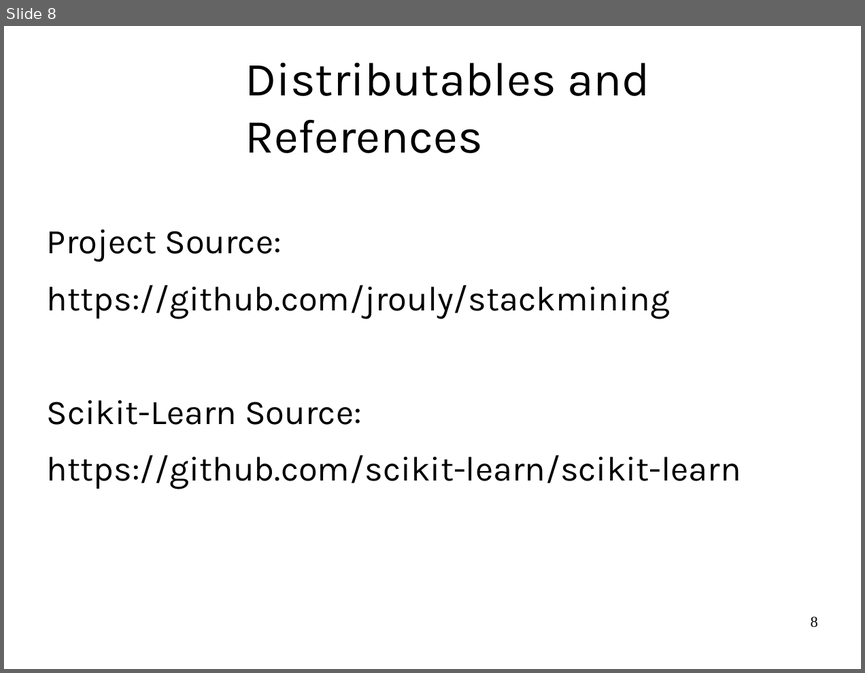
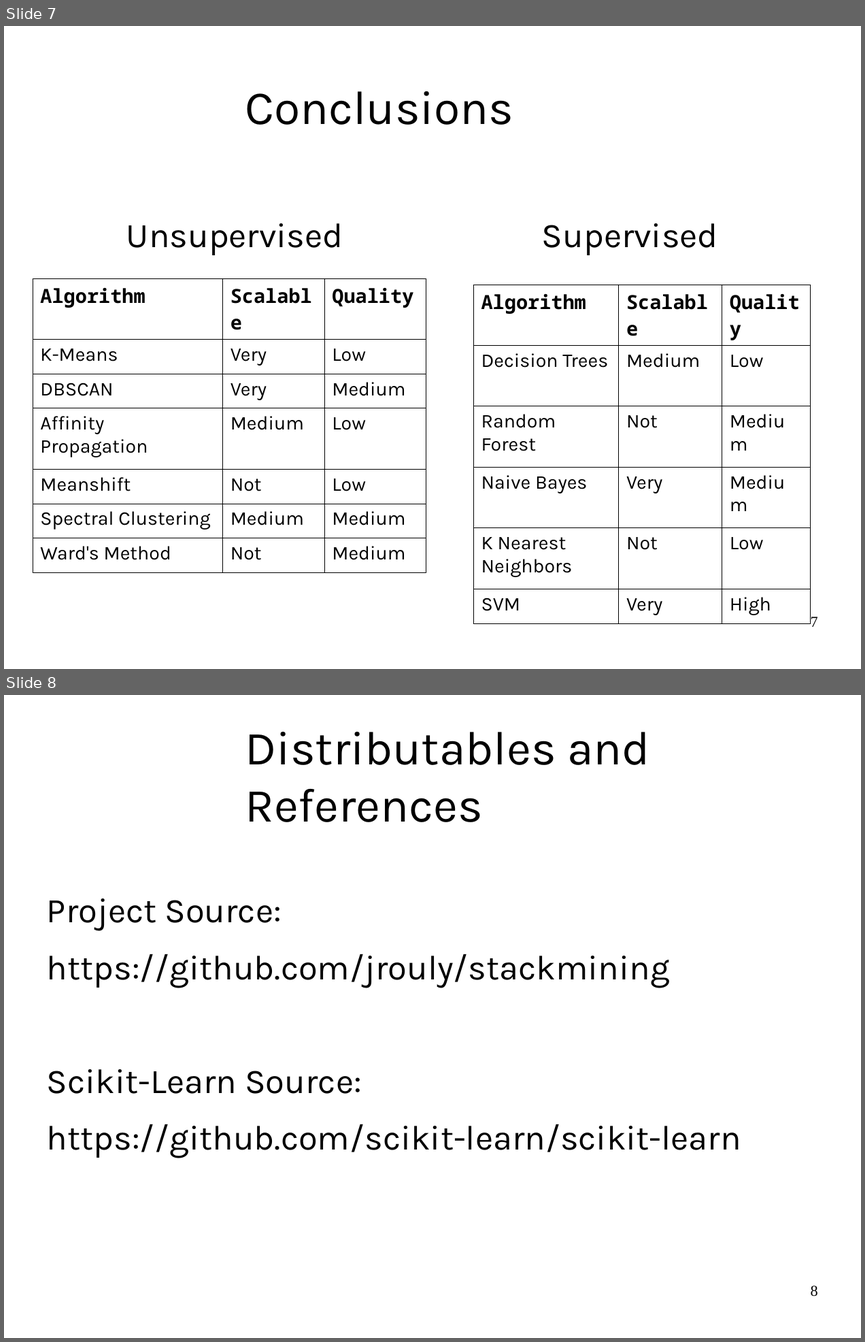
Before and after one commit to jrouly/stackmining, a slide deck: presentation/rouly_wells_presentation.odp. Shown one above the other, each under a label of ours: slide 8 before the commit, slides 7 and 8 after it. The pictures are 865x673 and 865x1342 pixels, drawn with LibreOffice and Linux fonts; fonts in the diff are those of the drawing; background and template pictures are left out. Boxes give left, top, right and bottom in pixels: in the first picture for what was removed or moved away, otherwise in the second. Text is boxed around its words. In the diff, an @@ line names an element or a change of style, - is before the commit and + after.

```diff
--- a/presentation/rouly_wells_presentation.odp
+++ b/presentation/rouly_wells_presentation.odp
@@ slide 7 added at (4,26,861,669), background #FFFFFF @@
@@ title added at (245,91,513,125), 44 pt, text #000000 @@
+Conclusions
@@ text added at (126,223,343,255), 32 pt, text #000000 @@
+Unsupervised
@@ text added at (542,223,718,255), 32 pt, text #000000 @@
+Supervised
@@ table added at (33,279,426,563), 7 rows, 3 columns @@
+Algorithm | Scalable | Quality
+K-Means | Very | Low
+DBSCAN | Very | Medium
+Affinity Propagation | Medium | Low
+Meanshift | Not | Low
+Spectral Clustering | Medium | Medium
+Ward's Method | Not | Medium
@@ table added at (474,284,810,618), 6 rows, 3 columns @@
+Algorithm | Scalable | Quality
+Decision Trees | Medium | Low
+Random Forest | Not | Medium
+Naive Bayes | Very | Medium
+K Nearest Neighbors | Not | Low
+SVM | Very | High
@@ page number added at (810,616,818,626), 14 pt, text #000000 @@
+7
```
Also in this commit, not shown: 3 slides changed, 1 slide removed.
